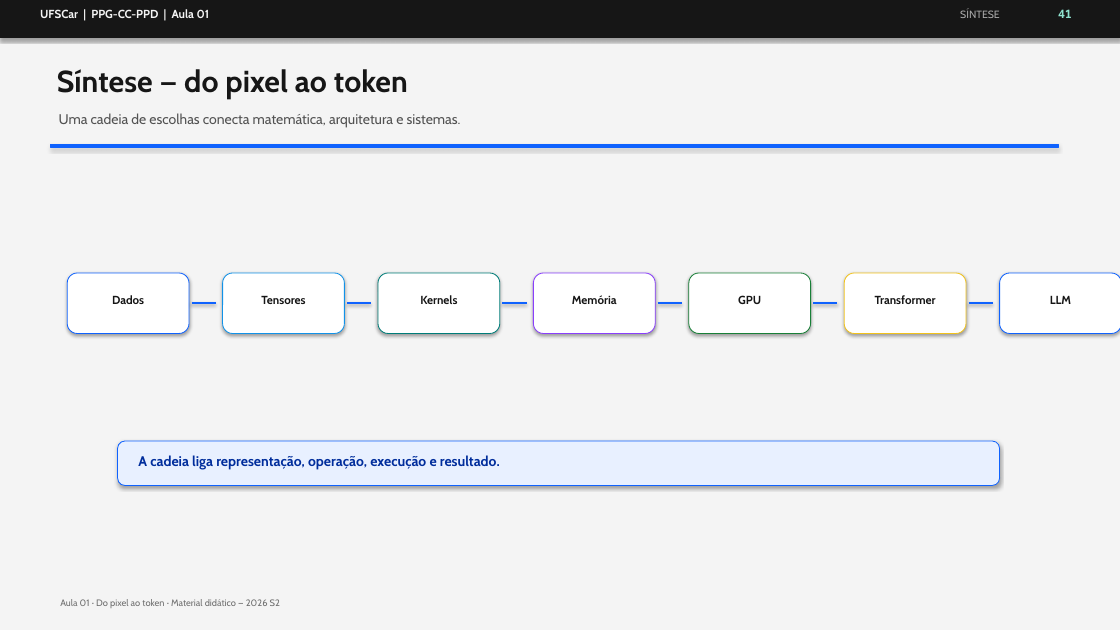
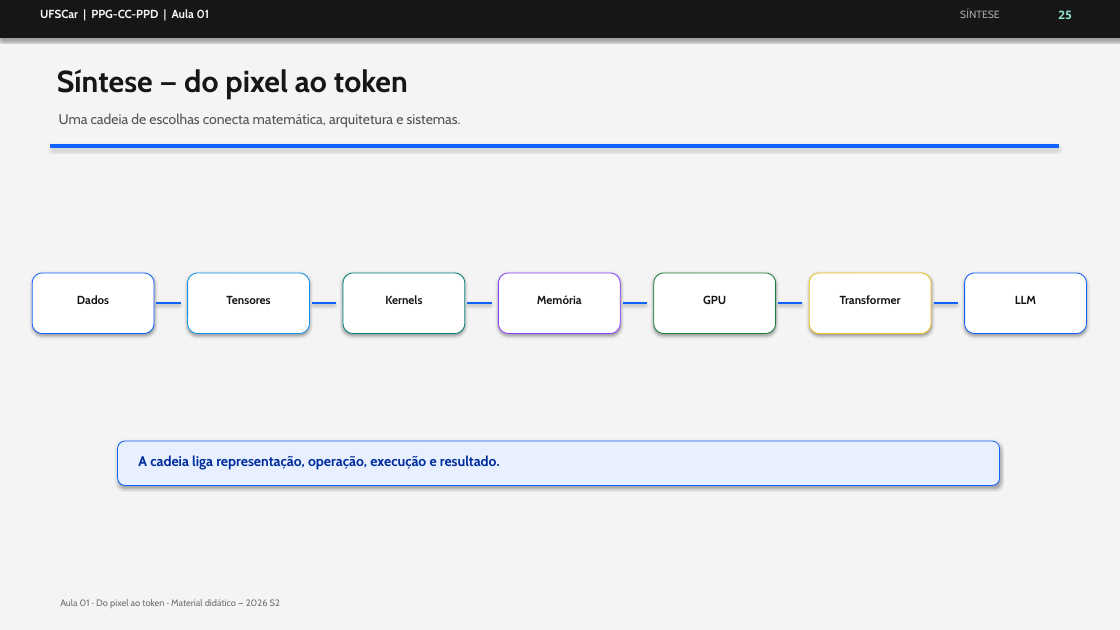
Before and after one commit to M3g4r00t/pescd-ufscar-ppd-2026-s2, a slide deck: slide 34 of content/aula_00_ppd_ufscar.pptx (slide 47 before the commit). Drawn at 1120x630 pixels with LibreOffice and Linux fonts; fonts in the diff are those of the drawing. Boxes give left, top, right and bottom in pixels: in the first picture for what was removed or moved away, otherwise in the second. Text is boxed around its words. In the diff, an @@ line names an element or a change of style, - is before the commit and + after.

```diff
--- a/content/aula_00_ppd_ufscar.pptx
+++ b/content/aula_00_ppd_ufscar.pptx
@@ text removed at box(1058, 9, 1072, 18) @@
-41
@@ text added at box(1058, 10, 1072, 19), 10 pt, text #8FE3CF, bold @@
+25
@@ 7 texts, 7 rounded rectangles, 6 lines: place and size @@
-7 texts, 7 rounded rectangles, 6 lines at box(67, 273, 1120, 334)
+7 texts, 7 rounded rectangles, 6 lines at box(32, 273, 1086, 334)
```
Also in this commit, not shown: 13 other slides changed, 9 slides added, 24 slides removed, 5 other files.
